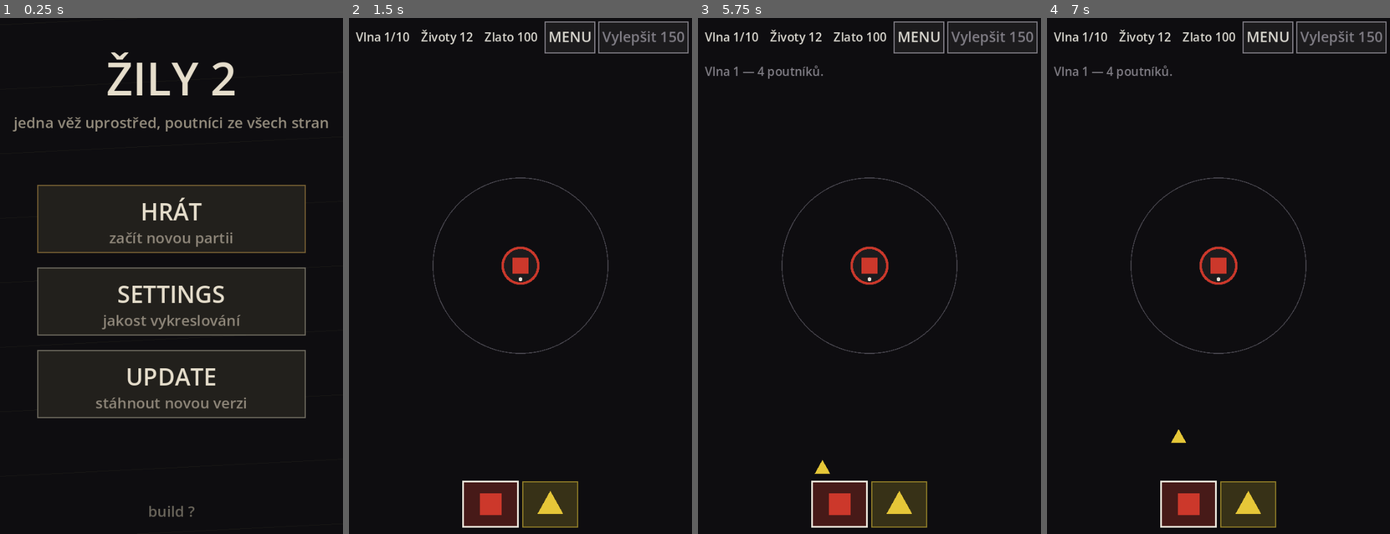
Above: before the commit, frames 1-4 (left to right).
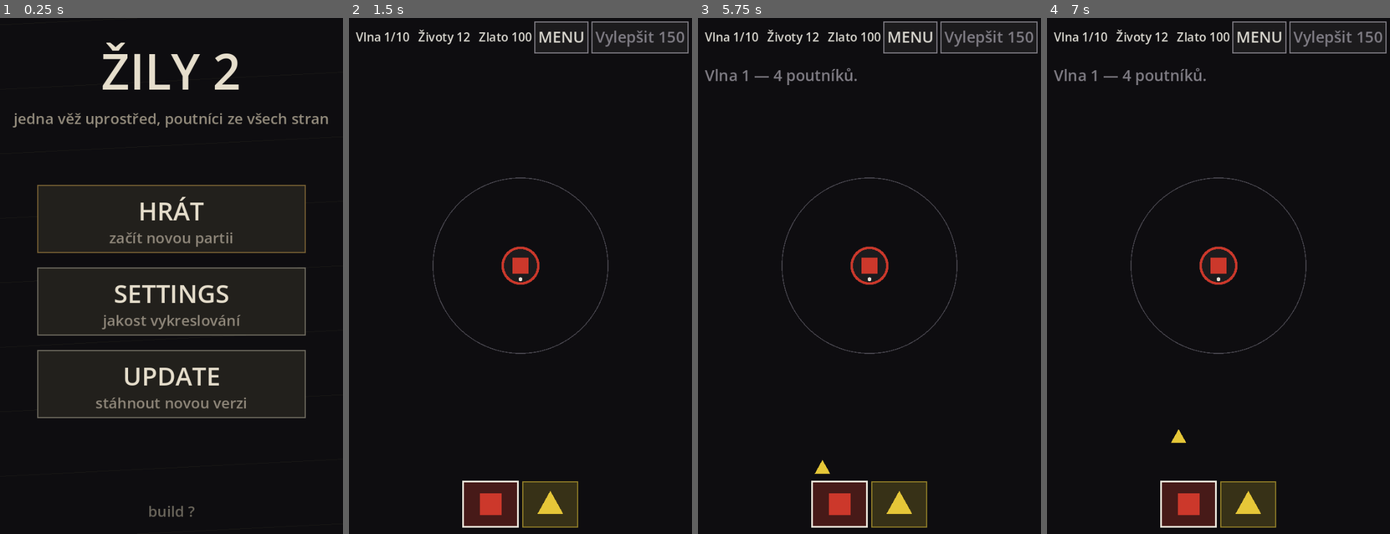
Above: after the commit, the same moments.

Repository: jankoznar94/dark-story
Game: Godot game, scene res://main.tscn
Two runs of this game, one before a commit and one after it. Both use one fixed random seed, a clock stepped at 60 frames per second and the inputs below.
Inputs (mouse positions are in pixels of both pictures, inside the frame that each line leads up to):
- Up to frame 1 (0.25 s): no input
- Up to frame 2 (1.5 s): tap Enter at 0.5 s; move the mouse to (595, 250) at 0.52 s; click (595, 250) at 0.67 s; tap Space at 1.25 s; move the mouse to (451, 301) at 1.27 s; click (451, 301) at 1.42 s
- Up to frame 3 (5.75 s): tap Enter at 2, 3.5 s; move the mouse to (903, 162) at 2.02 s; click (903, 162) at 2.17 s; tap Space at 2.75, 4.25 s; move the mouse to (852, 379) at 2.77 s; click (852, 379) at 2.92 s; move the mouse to (972, 353) at 3.52 s; click (972, 353) at 3.67 s; move the mouse to (766, 198) at 4.27 s; click (766, 198) at 4.42 s; move the mouse to (886, 276) at 5.02 s; click (886, 276) at 5.17 s
- Up to frame 4 (7 s): move the mouse to (1167, 147) at 5.77 s; click (1167, 147) at 5.92 s; move the mouse to (1293, 250) at 6.52 s; click (1293, 250) at 6.67 s

The runs differ from the first frame. In frame 1, 3.7% of the frame differs, in the area x 3-96%, y 4-72%; in frame 2, 1.1%; in frame 3, 1.6%; in frame 4, 1.6%.

Commit message:
Zily 2: texty jsou celkove vetsi
Jan: "I texty mohou být celkově větší."

- ScreenLayout.font_px: podil 0,042 -> 0,046, minimum 13 -> 14, strop 30 -> 34.
  Na 390x844 je zakladni pismo 17 px (driv 16), na tabletu 34 (driv 30).
- Menu z toho tezi vic: titul 54 px (driv 35 pred dneskem), popisek 28,
  podtitulek 16 (drive 12). Obrazovka NASTAVENI a dotaz pri odchodu z boje jdou
  s tim.
- NOVE `ScreenLayout.fit_px()`: nejvetsi pismo, ktere se do sirky vejde. Pouziva
  se na podtitulek menu (kresli se pres celou sirku a se zvetsenym pismem by
  pretekl z displeje) - je to jediny tak dlouhy text ve hre.
- NOVE `ScreenLayout.HUD_STATE_FMT`: format stavoveho textu je JEDNO misto pro
  obrazovku i pro testy (test tak meri presne to, co se kresli) a mezery jsou
  jednoduche - na 360px displeji se text musi vejit vedle tlacitek MENU
  a Vylepsit, kde kazdy znak navic znamena mensi pismo.
- HLASKA POD PRUHEM se kresli zakladnim pismem (17 px), ne zmensovanym stavovym
  (12 px): ma cely radek pro sebe, tak proc ji zmensovat.
- Merene (tools/_measure.gd, docasny): stavovy text v pruhu zustava 11-12 px na
  uzkem telefonu - to je geometricka mez: 29 znaku + dve tlacitka se do 390 px
  pri 17 px nevejdou. Vetsi stavovy text by znamenal kratsi text nebo tlacitka
  na druhem radku.
- Testy: layout 801, core 245, menu 61 - vse zelene.

Diff:
--- a/scripts/game_view.gd
+++ b/scripts/game_view.gd
@@ -403,7 +403,7 @@
 func _draw_bar() -> void:
 	var f: Font = ThemeDB.fallback_font
 	var pad: float = maxf(8.0, layout.bar_h * 0.18)
-	var state: String = "Vlna %d/%d    Životy %d    Zlato %d" \
+	var state: String = ScreenLayout.HUD_STATE_FMT \
 		% [game.wave, Game.WAVE_MAX, game.lives, game.gold]
 	var fs: int = _fit_px(state, layout.bar_text_w, layout.font_px)
 	draw_string(f, Vector2(pad, layout.bar_h * 0.5 + float(fs) * 0.36),
@@ -424,8 +424,12 @@
 	_label(label, r, _fit_px(label, r.size.x - 8.0, layout.font_px, 10), bc)
 	var note: String = game.last_note()
 	if note != "":
-		draw_string(f, Vector2(pad, layout.bar_h + float(fs) * 1.6), note,
-			HORIZONTAL_ALIGNMENT_LEFT, layout.view.x - 2.0 * pad, fs, DIM)
+		# HLASKA POD PRUHEM JE VETSIM PISMEM NEZ STAVOVY TEXT: stavovy text se
+		# musi vejit VEDLE tlacitek, kdezto hlaska ma cely radek pro sebe - driv
+		# se obe kreslily stejne malym pismem a hrac hlasky prehlizel.
+		var npx: int = _fit_px(note, layout.view.x - 2.0 * pad, layout.font_px)
+		draw_string(f, Vector2(pad, layout.bar_h + float(npx) * 1.6), note,
+			HORIZONTAL_ALIGNMENT_LEFT, layout.view.x - 2.0 * pad, npx, DIM)
 	if game.is_over():
 		var line: String = "Vyhráno" if game.phase == "won" else "Konec"
 		draw_string(f, Vector2(0.0, layout.center.y),
--- a/scripts/screen_layout.gd
+++ b/scripts/screen_layout.gd
@@ -84,6 +84,11 @@
 # tlacitkem v pruhu by se text utnul.
 var bar_text_w: float = 0.0
 var font_px: int = 16
+# FORMAT STAVOVEHO TEXTU V PRUHU. Jedno misto pro obrazovku i pro testy - test
+# tak meri presne to, co se kresli. Mezery jsou jednoduche schvalne: na 360px
+# displeji se do pruhu musi vejit VEDLE tlacitek a kazdy znak navic znamena
+# mensi pismo.
+const HUD_STATE_FMT := "Vlna %d/%d   Životy %d   Zlato %d"
 # FONT PRO MERENI POPISKU. Vychozi je patkovy font enginu - stejny, kterym se
 # kresli. Kdo by kreslil jinym, musi ho sem predat (`set_font`), jinak by
 # rozvrzeni merilo jinou velikost, nez hrac vidi.
@@ -144,7 +149,10 @@
 	center = arena.position + arena.size * 0.5
 	tower_r = unit_r * Game.TOWER_R_FRAC
 	pilgrim_r = unit_r * Game.PILGRIM_R_FRAC
-	font_px = int(clampf(minf(v.x, v.y) * 0.042, 13.0, 30.0))
+	# TEXTY JSOU VETSI (Jan, Oct 2026: "I texty mohou být celkově větší"). Zaklad
+	# je podil kratsi strany displeje; strop 34 px je kvuli pruhu (na tabletu je
+	# pruh 96 px vysoky, takze se to vejde).
+	font_px = int(clampf(minf(v.x, v.y) * 0.046, 14.0, 34.0))
 	# HORNI PRUH: [stavovy text] [MENU] [Vylepsit]. Poradi od praveho okraje
 	# je dane tim, jak casto hrac na co klika - vylepseni je herni akce,
 	# menu je odchod. Sirky tlacitek se MERI (viz konstanta vyse), text
@@ -168,6 +176,18 @@
 # nez hrac vidi - proto je to tady jedno misto pro rozvrzeni i pro testy.
 func measure_px(s: String, px: int) -> float:
 	return hud_font.get_string_size(s, HORIZONTAL_ALIGNMENT_LEFT, -1, px).x
+
+
+# NEJVETSI PISMO, KTERE SE DO SIRKY VEJDE. Pouziva se pro texty, ktere se
+# kresli pres celou sirku (podtitulek menu, stavova hlaska) - bez toho by na
+# uzke obrazovce pretekly z displeje a hrac by cetl useknute slovo.
+func fit_px(s: String, max_w: float, max_px: int, min_px: int = 10) -> int:
+	if max_w <= 1.0:
+		return min_px
+	var px: int = max_px
+	while px > min_px and measure_px(s, px) > max_w:
+		px -= 1
+	return px
 
 
 # TLACITKA PALETY. Pocet barev se v prubehu hry meni (barvy pribyvaji), takze
@@ -218,7 +238,11 @@
 	var above: float = maxf(24.0, y0 - 6.0)
 	menu_title_px = clampi(int(minf(float(font_px) * 3.2, above * 0.34)), 22, 110)
 	menu_item_px = clampi(int(minf(float(font_px) * 1.65, float(menu_title_px) * 0.62)), 18, 56)
-	menu_sub_px = clampi(int(minf(float(font_px) * 1.05, float(menu_item_px) * 0.72)), 12, 32)
+	# PODTITULEK SE KRESLI PRES CELOU SIRKU - proto se musi vejit. Je to jediny
+	# text hry, ktery je tak dlouhy; bez teto meze pretekl z displeje ve chvili,
+	# kdy se zakladni pismo zvetsilo.
+	var sub_max: int = int(minf(float(font_px) * 1.05, float(menu_item_px) * 0.72))
+	menu_sub_px = clampi(fit_px(Menu.SUBTITLE, view.x * 0.92, sub_max, 12), 12, 32)
 	menu_title_y = maxf(float(menu_title_px) * 1.2,
 		y0 - float(menu_title_px) * 1.7 - float(menu_sub_px))
 	menu_note_y = y0 + total + float(menu_sub_px) * 2.0
--- a/tools/test_layout.gd
+++ b/tools/test_layout.gd
@@ -283,7 +283,7 @@
 		"%s: stavovemu textu nezustalo v pruhu zadne misto" % tag)
 	# STAVOVY TEXT SE NA UZKEM DISPLEJI ZMENSUJE, ale nesmi spadnout na
 	# necitelnych par pixelu - pak je lepsi text zkratit, ne ho zmensit.
-	var state: String = "Vlna 10/10    Životy 12    Zlato 100"
+	var state: String = ScreenLayout.HUD_STATE_FMT % [10, Game.WAVE_MAX, 12, 100]
 	var px: int = _fit_px(state, l.bar_text_w, l.font_px)
 	_check(px >= 11, "%s: stavovy text v pruhu ma jen %d px" % [tag, px])
 	_check(_fits(state, l.bar_text_w, px), "%s: stavovy text se nevejde do pruhu" % tag)
Not shown, changed: README.md
